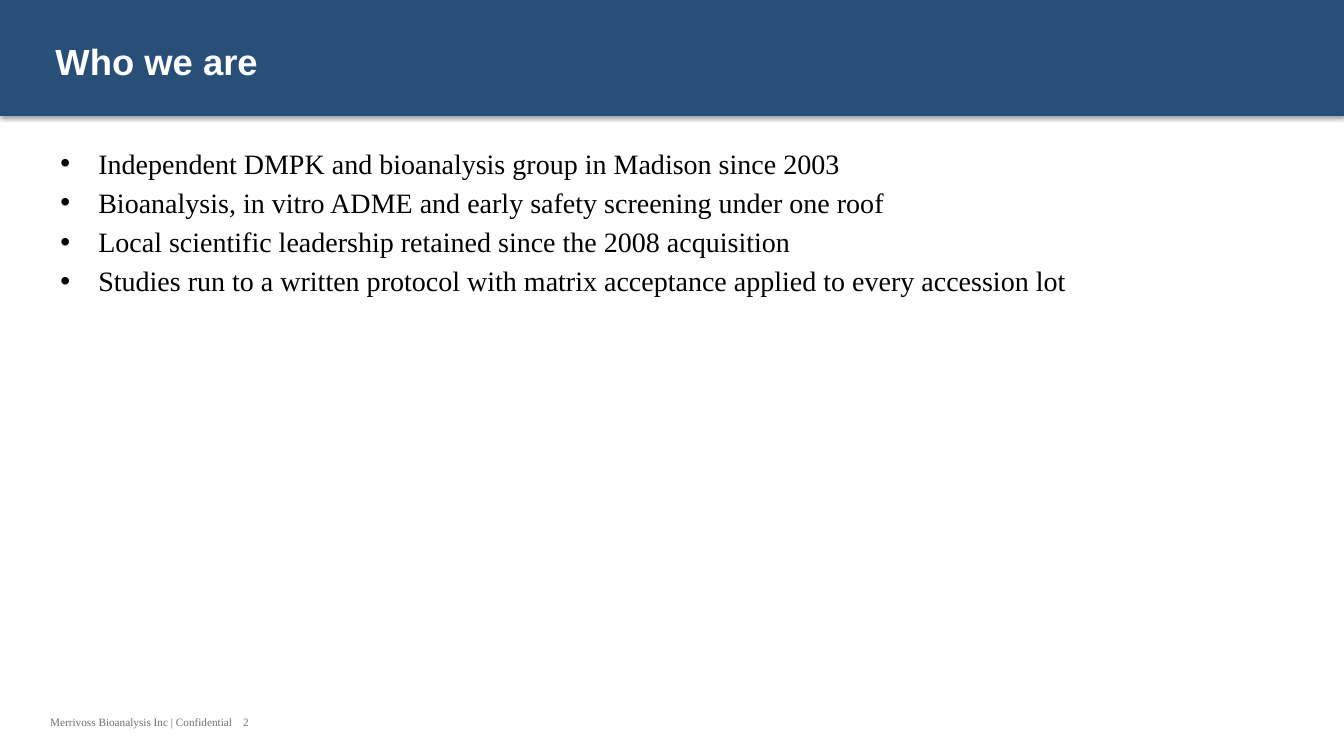
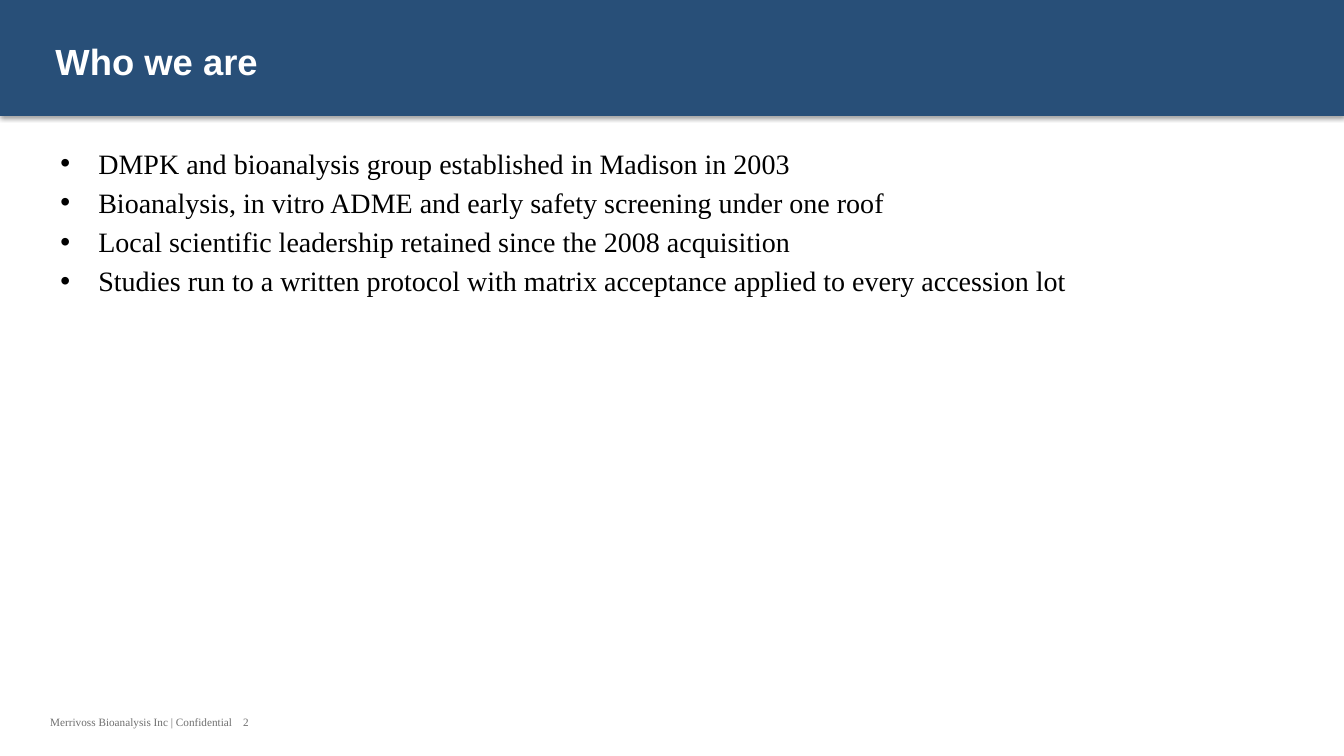
Before and after one commit to 60xAI/portco-mock-dataset, a slide deck: slide 2 of output/archive/Archive/Users/mrinalvesi_old_laptop/DMPK/Working/Copy of DMPK_Capabilities_081417.pptx. Drawn at 1344x756 pixels with LibreOffice and Linux fonts; fonts in the diff are those of the drawing. Boxes give left, top, right and bottom in pixels: in the first picture for what was removed or moved away, otherwise in the second. Text is boxed around its words. In the diff, an @@ line names an element or a change of style, - is before the commit and + after.

```diff
--- a/output/archive/Archive/Users/mrinalvesi_old_laptop/DMPK/Working/Copy of DMPK_Capabilities_081417.pptx
+++ b/output/archive/Archive/Users/mrinalvesi_old_laptop/DMPK/Working/Copy of DMPK_Capabilities_081417.pptx
@@ text at (x1=98, y1=154, x2=789, y2=179): text changed @@
-• Independent DMPK and bioanalysis group in Madison since 2003
+• DMPK and bioanalysis group established in Madison in 2003
```
Also in this commit, not shown: 4 other slides changed, 1 other file.
